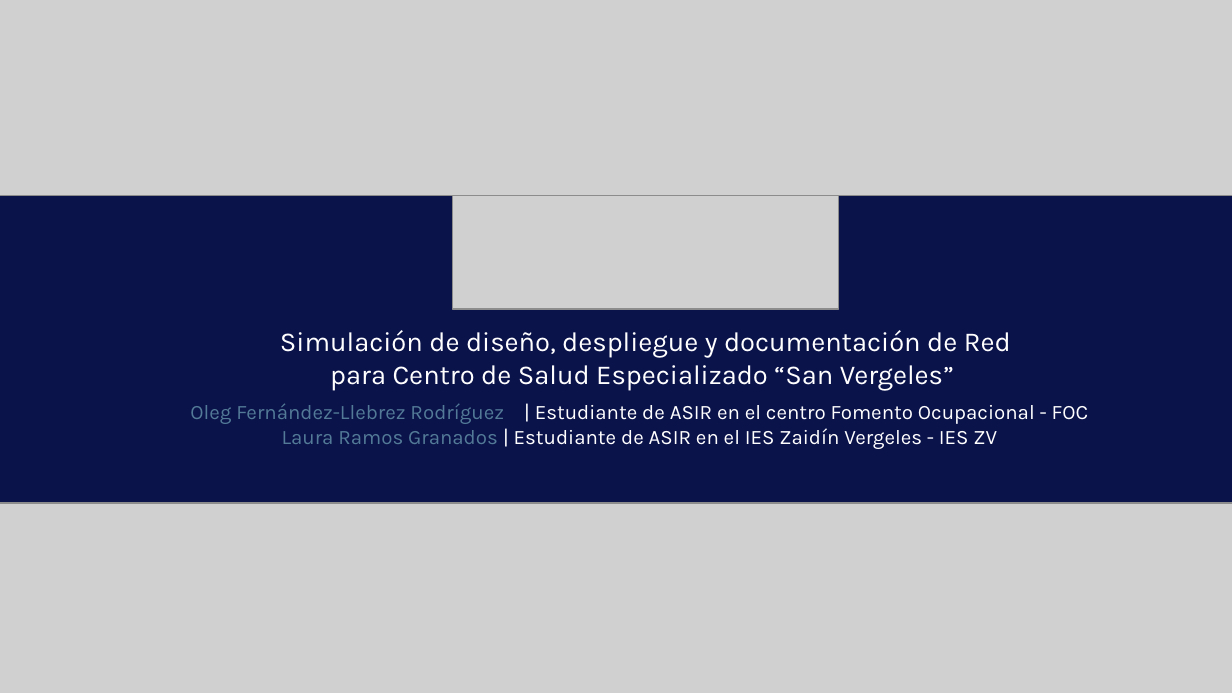
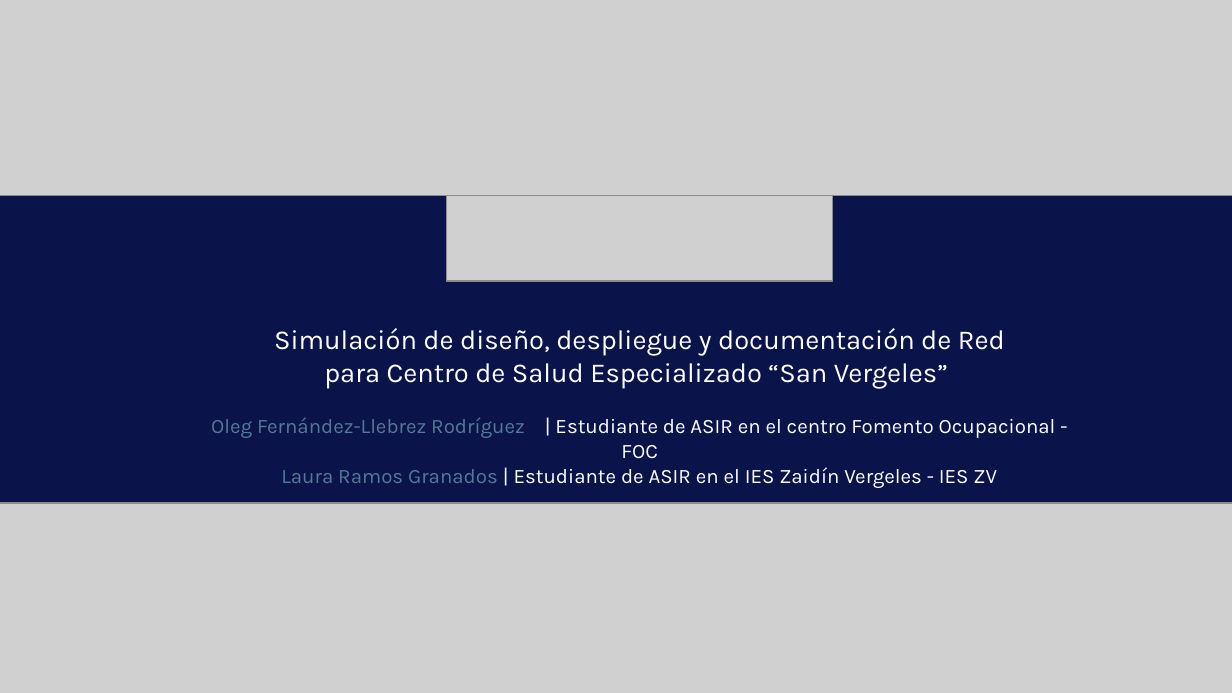
Before and after one commit to GatitosLab/final-lab, a slide deck: slide 1 of presentacion/LaolLinkConsulting_ProyectoFinalKyndryl_OlegLaura.v2.pptx. Drawn at 1232x693 pixels with LibreOffice and Linux fonts; fonts in the diff are those of the drawing; grey boxes stand for pictures; background and template pictures are left out. Boxes give left, top, right and bottom in pixels: in the first picture for what was removed or moved away, otherwise in the second. Text is boxed around its words. In the diff, an @@ line names an element or a change of style, - is before the commit and + after.

Commit message:
add: photos updated

```diff
--- a/presentacion/LaolLinkConsulting_ProyectoFinalKyndryl_OlegLaura.v2.pptx
+++ b/presentacion/LaolLinkConsulting_ProyectoFinalKyndryl_OlegLaura.v2.pptx
@@ picture: place and size @@
-picture at (452,179,838,309)
+picture at (447,152,833,282)
@@ text "Simulación de diseño, despliegue y ...": place and size @@
-text "Simulación de diseño, despliegue y ..." at (280,330,1011,391)
+text "Simulación de diseño, despliegue y ..." at (274,328,1005,389)
@@ text "Oleg Fernández-Llebrez Rodríguez | Estudiante ..." rewrapped from (190,403,1089,449) to (211,417,1056,488) @@
```
Also in this commit, not shown: 15 other slides changed.
